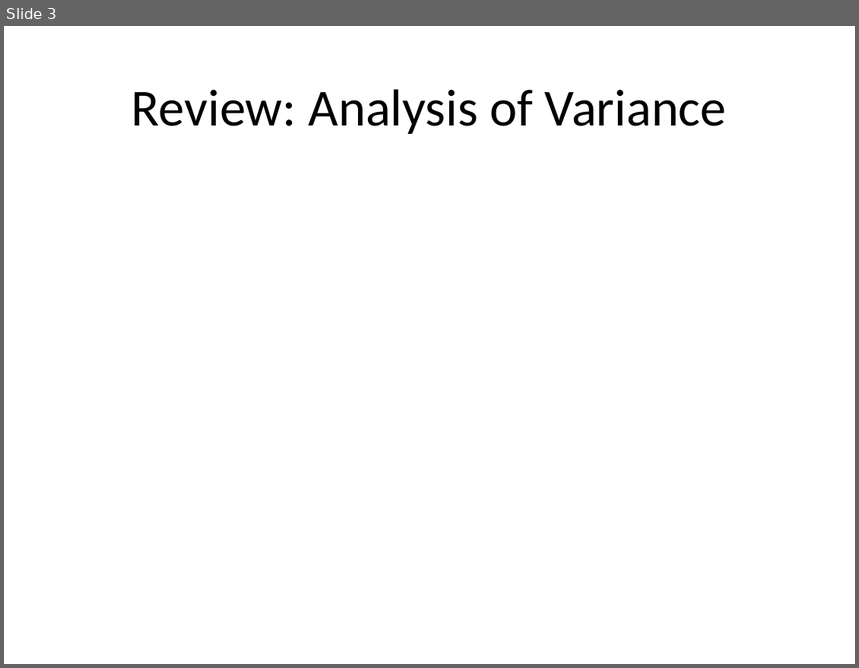
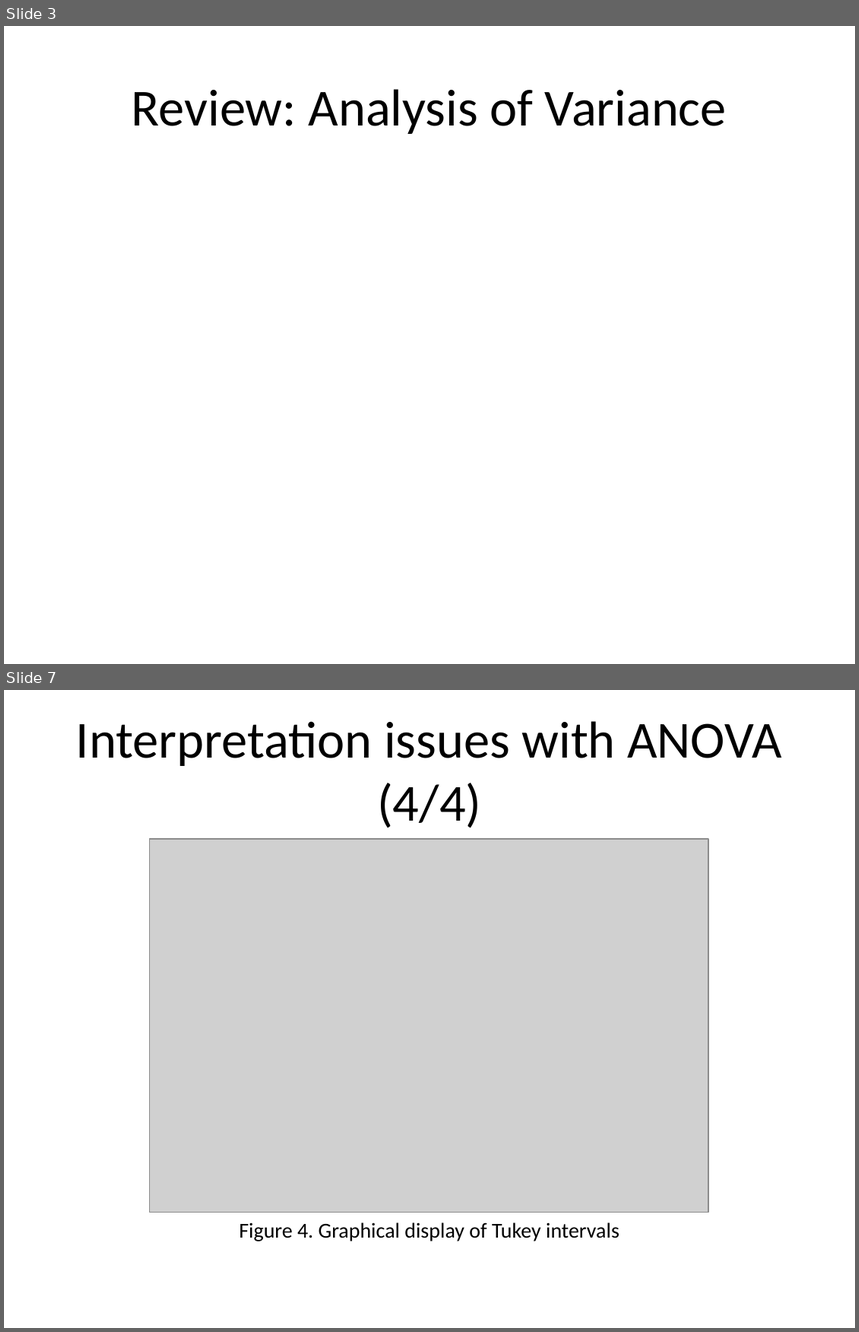
Before and after one commit to pmean/papers-and-presentations, a slide deck: anom/anom-talk.pptx. Shown one above the other, each under a label of ours: slide 3 before the commit, slides 3 and 7 after it; the slides between them are not shown. The pictures are 859x668 and 859x1332 pixels, drawn with LibreOffice and Linux fonts; fonts in the diff are those of the drawing; grey boxes stand for pictures. Boxes give left, top, right and bottom in pixels: in the first picture for what was removed or moved away, otherwise in the second. Text is boxed around its words. In the diff, an @@ line names an element or a change of style, - is before the commit and + after.

```diff
--- a/anom/anom-talk.pptx
+++ b/anom/anom-talk.pptx
@@ slide 7 added at [4,690,855,1328], background #FFFFFF @@
@@ title added at [76,721,781,828], 44 pt, text #000000 @@
+Interpretation issues with ANOVA (4/4)
@@ picture added at [150,839,709,1213] @@
@@ text added at [239,1223,620,1242], 18 pt, text #000000 @@
+Figure 4. Graphical display of Tukey intervals
```
Also in this commit, not shown: 2 slides changed, 18 other slides added, 12 other files.
